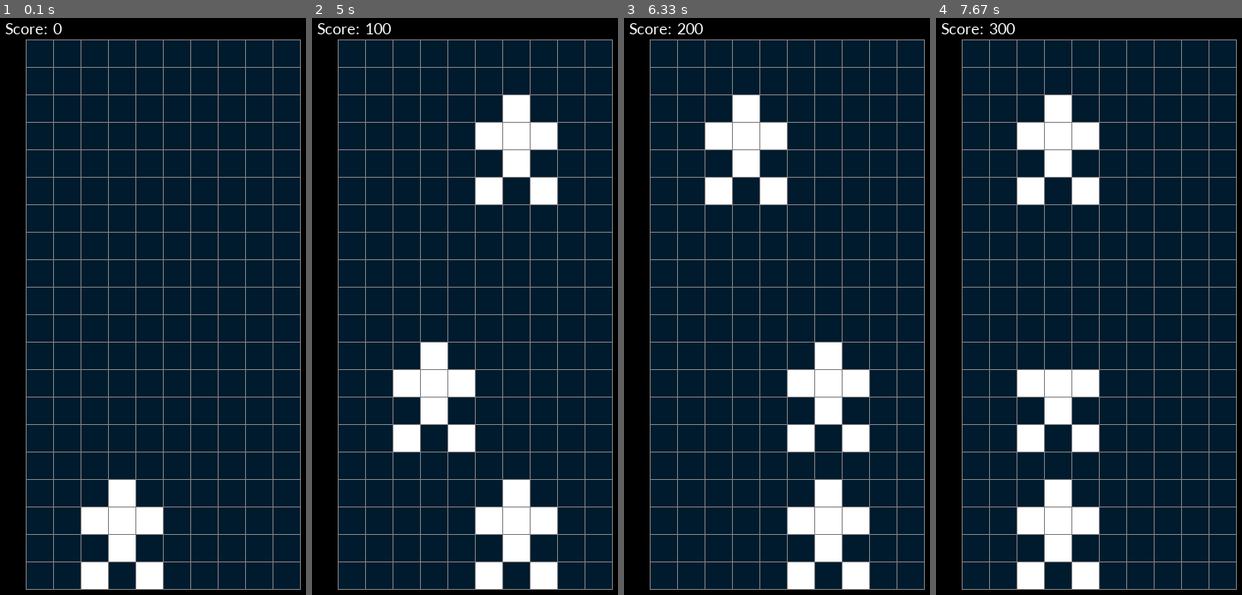
Above: before the commit, frames 1-4 (left to right).
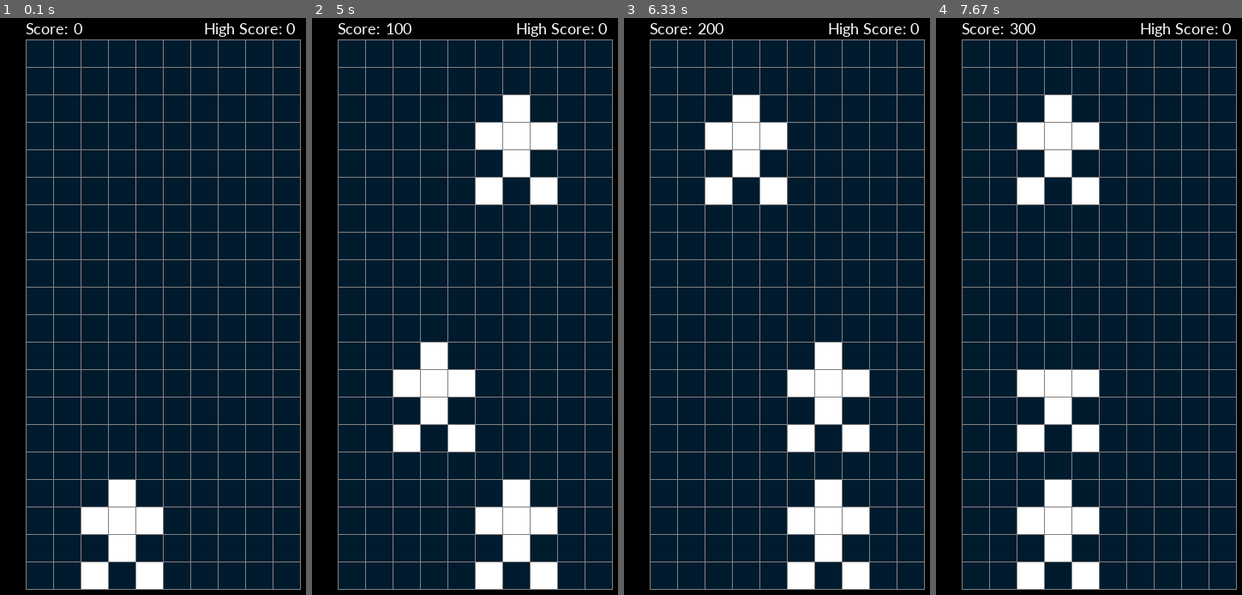
Above: after the commit, the same moments.

Repository: ParsaSedighi/pygame-Brick-Car
Game: pygame game, started from game.py
Same seed, same stepped clock (60 frames per second), same inputs: the game is played once before the commit and once after it.
Inputs:
- Up to frame 1 (0.1 s): no input
- Up to frame 2 (5 s): hold Right 0.33-0.8 s; hold Left 1.33-1.87 s; hold Right 2.33-2.97 s; hold Left 3-3.47 s; hold Right 3.5-3.97 s; hold Right 4-4.47 s
- Up to frame 3 (6.33 s): hold Right 5.5-6.13 s
- Up to frame 4 (7.67 s): hold Left 6.67-7.13 s

The runs differ from the first frame. In frame 1, 0.4% of the frame differs, in the area x 1-97%, y 0-4%; in frame 2, 0.5%; in frame 3, 0.5%; in frame 4, 0.5%.

Commit message:
score system update

Diff:
--- a/game.py
+++ b/game.py
@@ -1,3 +1,4 @@
+import os
 import random
 import pygame
 
@@ -85,11 +86,17 @@
             pygame.draw.rect(surface, grid[y][x], (BLOCK_SIZE*M + x*BLOCK_SIZE,
                              BLOCK_SIZE*M + y*BLOCK_SIZE, BLOCK_SIZE, BLOCK_SIZE))
 
-    # Score text
+    # Score texts
     font = pygame.font.SysFont("Calibri", 20)
-    text = font.render("Score: ", True, WHITE)
+    score_text = font.render("Score: ", True, WHITE)
+    score_point = font.render(str(round(score)), True, WHITE)
+    highscore_text = font.render("High Score: ", True, WHITE)
+    highscore_point = font.render(str(highscore), True, WHITE)
 
-    SCREEN.blit(text, (8, 8))
+    SCREEN.blit(score_text, (BLOCK_SIZE, 8))
+    SCREEN.blit(score_point, (BLOCK_SIZE*2.75, 8))
+    SCREEN.blit(highscore_text, (BLOCK_SIZE*7.5, 8))
+    SCREEN.blit(highscore_point, (BLOCK_SIZE*10.5, 8))
 
 
 ###############################################################################
@@ -109,13 +116,22 @@
 
 score = 0
 temp_score = 0
+
+############ High Score ############
+if not(os.path.exists("score.txt")):
+    open("score.txt", "w").write("0")
+file = open("score.txt", "r")
+highscore = file.readline()
+file.close()
+####################################
+
 while not done:
     SCREEN.fill(BLACK)
     grid = [[BG for _ in range(COL)] for _ in range(ROW)]
 
     for event in pygame.event.get():
         if event.type == pygame.QUIT:
-            done = True
+            gameover = True
         if event.type == tick:
             if move_enemies:
                 for i in all_enemies:
@@ -148,11 +164,6 @@
         temp_score = 0
 
     draw_window(SCREEN)
-
-    font = pygame.font.SysFont("Calibri", 20)
-    text = font.render(str(round(score)), True, WHITE)
-    SCREEN.blit(text, (BLOCK_SIZE*2, 8))
-
     draw_guide(SCREEN, ROW + 1, COL + 1)
 
     ############ GAME OVER ############
@@ -167,6 +178,13 @@
             pygame.time.set_timer(tick, tick_speed)
             pygame.time.set_timer(spawn, spawn_time)
             gameover = True
+
+    if gameover:
+        if int(highscore) < score:
+            file = open("score.txt", "w")
+            file.write(str(score))
+            file.close
+        done = True
     ###################################
 
     pygame.display.flip()  # Draw the screen each frame
Not shown, changed: .gitignore
